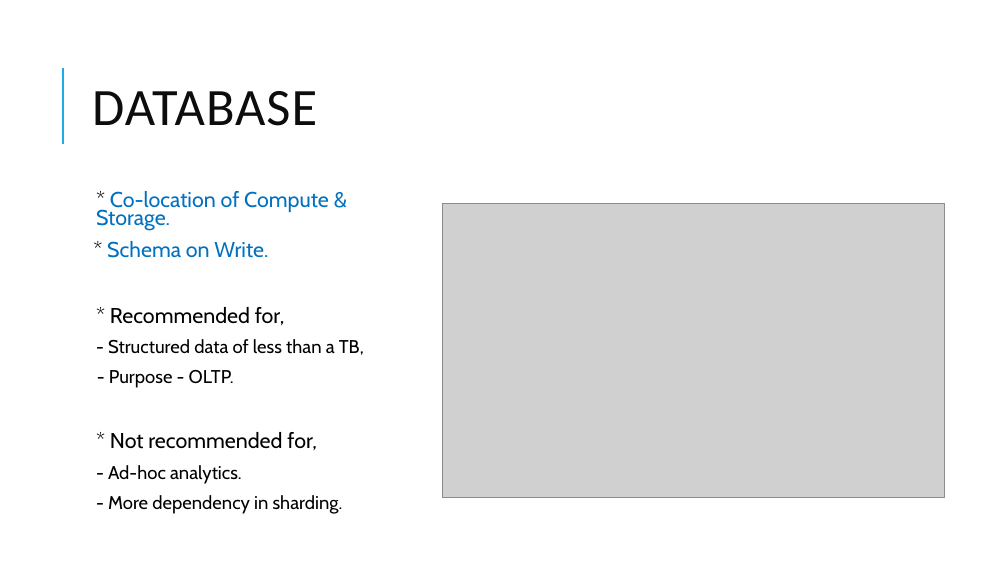
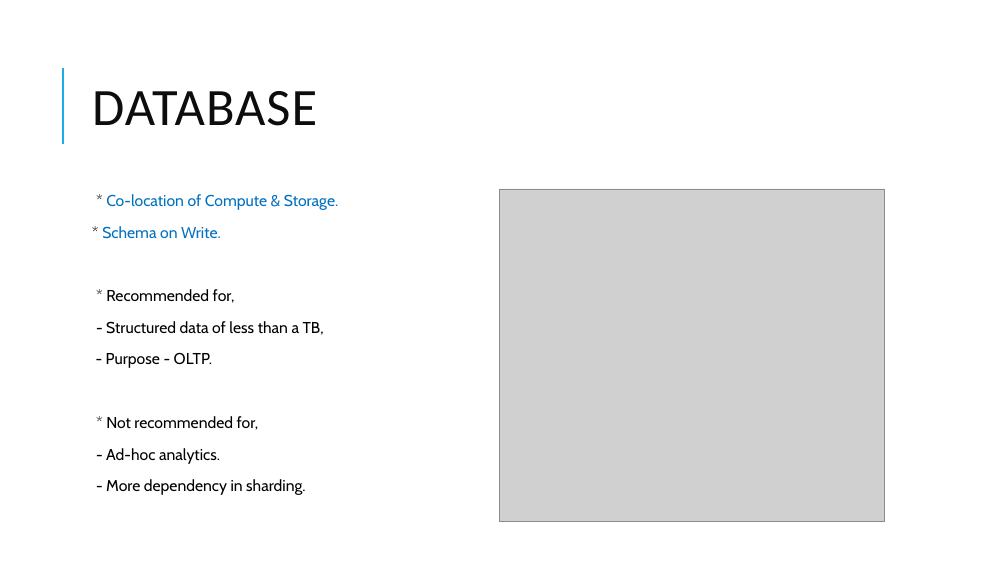
Before and after one commit to dinesarun/common, a slide deck: slide 5 of sessions/ChennaiAzureUserGroup/Snowflake_DW/Snowflake data warehouse.pptx. Drawn at 1008x567 pixels with LibreOffice and Linux fonts; fonts in the diff are those of the drawing; grey boxes stand for pictures. Boxes give left, top, right and bottom in pixels: in the first picture for what was removed or moved away, otherwise in the second. Text is boxed around its words. In the diff, an @@ line names an element or a change of style, - is before the commit and + after.

```diff
--- a/sessions/ChennaiAzureUserGroup/Snowflake_DW/Snowflake data warehouse.pptx
+++ b/sessions/ChennaiAzureUserGroup/Snowflake_DW/Snowflake data warehouse.pptx
@@ text "* Co-location of Compute & ..." at (102,194,338,495): size 20.4 to 15 pt in "* Co-location of Compute & Storage.", "* Schema on Write.", "* Recommended for,", "* Not recommended for,"; size 17.6 to 15 pt in "- Structured data of less than a ...", "- Purpose - OLTP.", "- Ad-hoc analytics.", "- More dependency in sharding."; line spacing 0.7 to 0.9 @@
@@ picture: place and size @@
-picture at (442,203,944,498)
+picture at (499,189,885,522)
```
Also in this commit, not shown: 8 other slides changed, 10 slides added, 2 slides removed.
